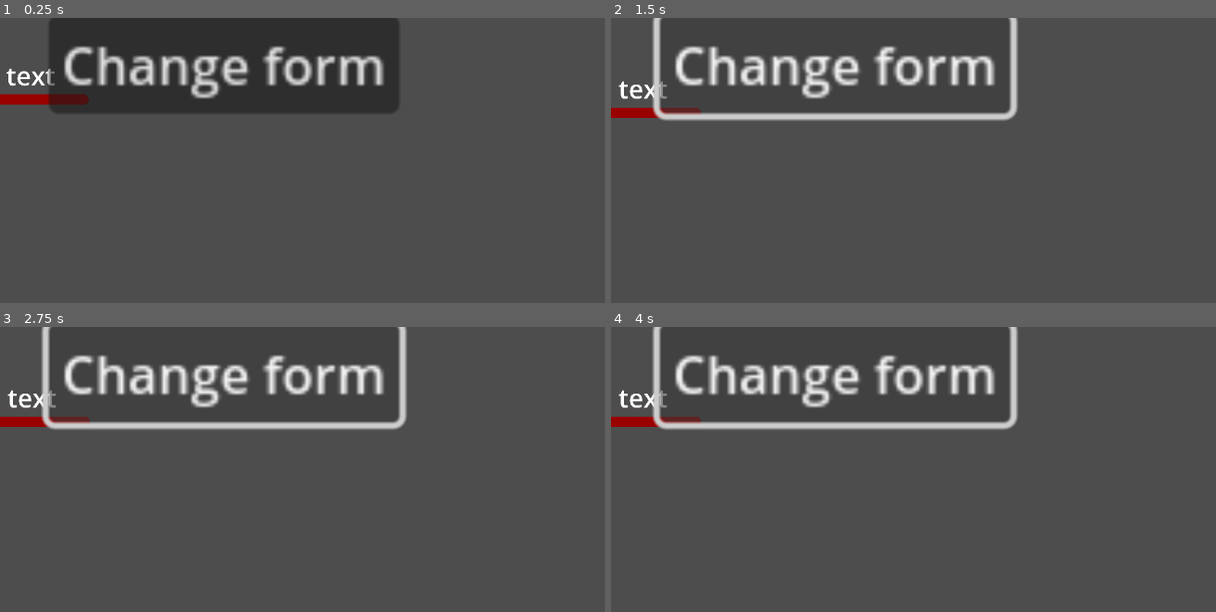
Above: before the commit, frames 1-4 (two rows, left to right).
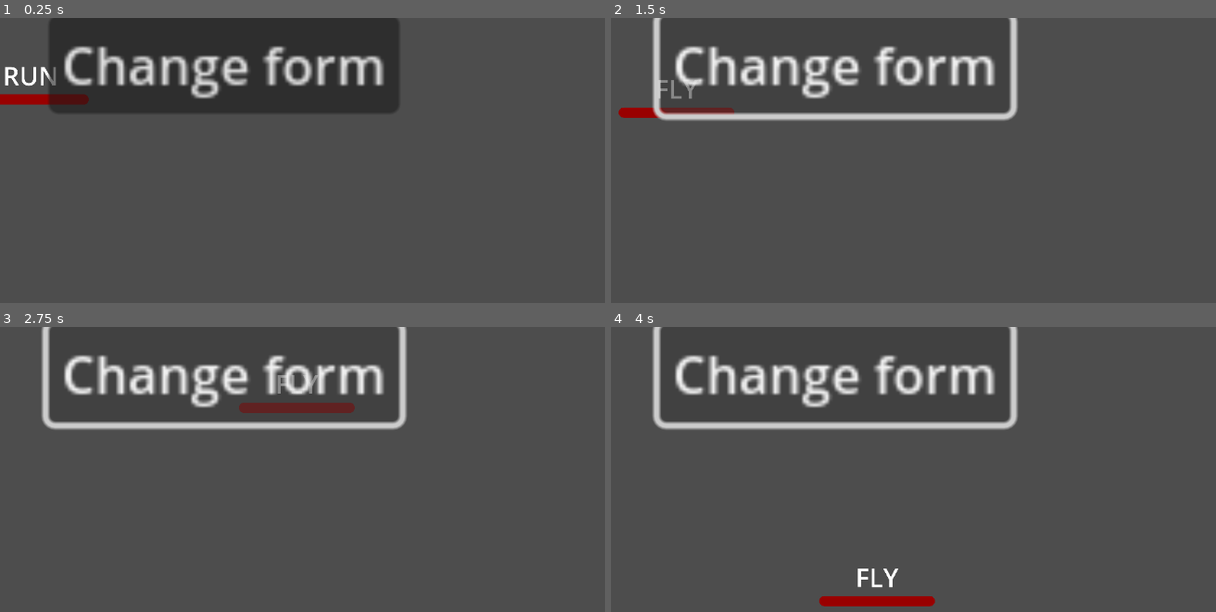
Above: after the commit, the same moments.

Repository: alexeiMikhail/evo
Game: Godot game, scene res://test_room.tscn
Same seed, same stepped clock (60 frames per second), same inputs: the game is played once before the commit and once after it.
Inputs:
- Up to frame 1 (0.25 s): no input
- Up to frame 2 (1.5 s): click "Change form" at 0.5 s; tap Enter at 1.25 s; hold Right (move_right) from 1.28 s (still down); tap Shift (dash) at 1.35 s
- Up to frame 3 (2.75 s): keep holding Right (move_right); tap Up (jump) at 1.52, 2.27 s; tap Shift (dash) at 2.1 s
- Up to frame 4 (4 s): release Right (move_right) at 2.78 s; hold Left (move_left) 2.78-3.53 s; tap Shift (dash) at 2.85, 3.6 s; hold Right (move_right) from 3.53 s (still down); tap Up (jump) at 3.77 s

The runs differ from the first frame. In frame 1, 0.4% of the frame differs, in the area x 0-10%, y 16-25%; in frame 2, 0.5%; in frame 3, 1.4%; in frame 4, 1.5%, in the area x 0-54%, y 22-99%.
Error before the commit: Trying to assign value of type 'Sprite2D' to a variable of type 'AnimatedSprite2D'. (res://alien.gd:6)

Commit message:
Make state change for alien non-looping except in test room

Diff:
--- a/alien.gd
+++ b/alien.gd
@@ -3,12 +3,12 @@
 
 @onready var change_timer: Timer = %ChangeTimer
 @onready var progress_bar: ProgressBar = %ProgressBar
-@onready var sprite_2d: AnimatedSprite2D = %Sprite2D
+@onready var sprite_2d: Sprite2D = %Sprite2D
 @onready var label: Label = %Label
 @onready var dash_timer: Timer = %DashTimer
 @onready var coyote_timer: Timer = %CoyoteTimer
 
-enum States {RUN, FLY, SWIM, COUNT}
+enum States {RUN, SWIM, FLY, COUNT}
 @export var state: States
 
 var in_water: bool = false
@@ -62,7 +62,7 @@
 
 
 # TODO update so that states don't loop
-func change_state():
+func change_state(looping: bool = false):
 	@warning_ignore("int_as_enum_without_cast")
 	# Resets rotation to 0 when beginning run. Avoids running rotated
 	if state == States.SWIM:
@@ -71,7 +71,9 @@
 	elif state == States.FLY:
 		sprite_2d.flip_h = false
 
-	state = (state + 1) % States.COUNT
+	if state + 1 < States.COUNT or looping:
+		state = (state + 1) % States.COUNT
+
 	label.text = States.keys()[state]
 
 func run(delta):
@@ -212,6 +214,9 @@
 		pass
 
 
+# TODO respawn at last checkpoint
+# TODO add some checkpoints to level 1
+# TODO add kill-zone scene (or maybe a detection area on the player?)
 func die():
 	pass
 
--- a/test_room.gd
+++ b/test_room.gd
@@ -3,4 +3,4 @@
 
 
 func _on_test_button_pressed():
-	$Alien.change_state()
+	$Alien.change_state(true)
